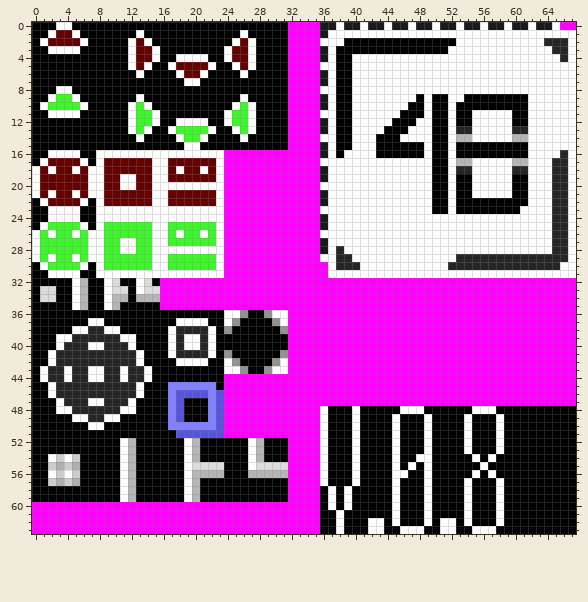
Sprite sheet, stored at src/main/resources/assets/layertab.png. Above, as it was before the edit.
The file is 68x64 pixels. Colours within 5 levels of each other are drawn and written as one.
Now the later version:
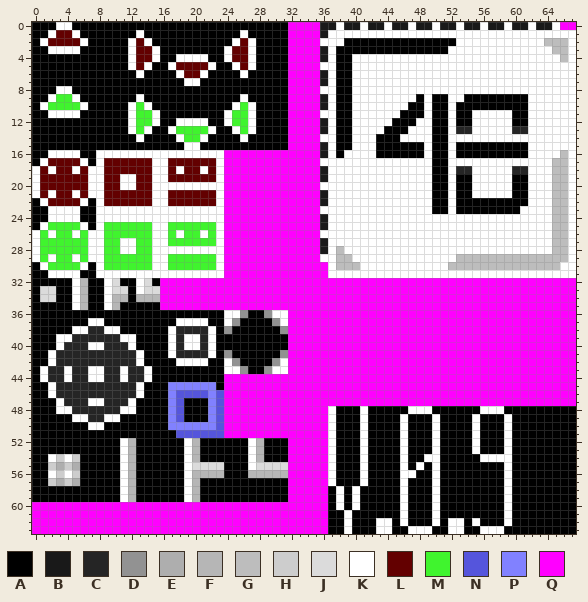
Palette (. is transparent): A #000000  B #191919  C #252525  D #929292  E #aeaeae  F #b6b6b6  G #bdbdbd  H #cdcdcd  J #dbdbdb  K #ffffff  L #630000  M #40f42e  N #5555dc  P #8181ff  Q #ff00ff
From old to new:
y 2: x 64..66 CCC -> GGG
y 3: x 65..66 CC -> GG
y 4: x 66 C -> G
y 14: x 53..54 FF -> KK; x 60..61 FF -> KK
y 16: x 66 C -> G
y 17: x 53..54 FF -> KK; x 60..61 FF -> KK; x 65..66 CC -> GG
y 18..27: x 65..66 CC -> GG
y 28: x 38 C -> G; x 65..66 CC -> GG
y 29: x 38..39 CC -> GG; x 53..66 CCCCCCCCCCCCCC -> GGGGGGGGGGGGGG
y 30: x 38..40 CCC -> GGG; x 52..65 CCCCCCCCCCCCCC -> GGGGGGGGGGGGGG
y 48: x 36..37 KA -> QK; x 40..41 KA -> AK; x 46 K -> A; x 49 A -> K; x 55 K -> A; x 58 A -> K
y 49..53: x 36..37 KA -> QK; x 40..41 KA -> AK; x 45..46 KA -> AK; x 49..50 KA -> AK; x 54..55 KA -> AK; x 58..59 KA -> AK
y 54: x 36..37 KA -> QK; x 40..41 KA -> AK; x 45..46 KA -> AK; x 48 K -> A; x 50 A -> K; x 55..56 KA -> AK; x 58..59 AA -> KK
y 55: x 36..37 KA -> QK; x 40..41 KA -> AK; x 45..50 KAKAKA -> AKAKAK; x 56 K -> A; x 59 A -> K
y 56: x 36..37 KA -> QK; x 40..41 KA -> AK; x 45 K -> A; x 47 A -> K; x 49..50 KA -> AK; x 55 K -> A; x 57 K -> A; x 59 A -> K
y 57: x 36..37 KA -> QK; x 40..41 KA -> AK; x 45..46 KA -> AK; x 49..50 KA -> AK; x 54 K -> A; x 58..59 KA -> AK
y 58..60: x 36..40 AKAKA -> QAKAK; x 45..46 KA -> AK; x 49..50 KA -> AK; x 54 K -> A; x 58..59 KA -> AK
y 61: x 36 A -> Q; x 38..39 KA -> AK; x 45..46 KA -> AK; x 49..50 KA -> AK; x 54 K -> A; x 58..59 KA -> AK
y 62: x 36 A -> Q; x 38..39 KA -> AK; x 42 K -> A; x 44..46 AKA -> KAK; x 49..51 KAK -> AKA; x 53..55 AKA -> KAK; x 58..59 KA -> AK
y 63: x 36 A -> Q; x 38..39 KA -> AK; x 42 K -> A; x 44 A -> K; x 46 K -> A; x 49 A -> K; x 51 K -> A; x 53 A -> K; x 55 K -> A; x 58 A -> K
